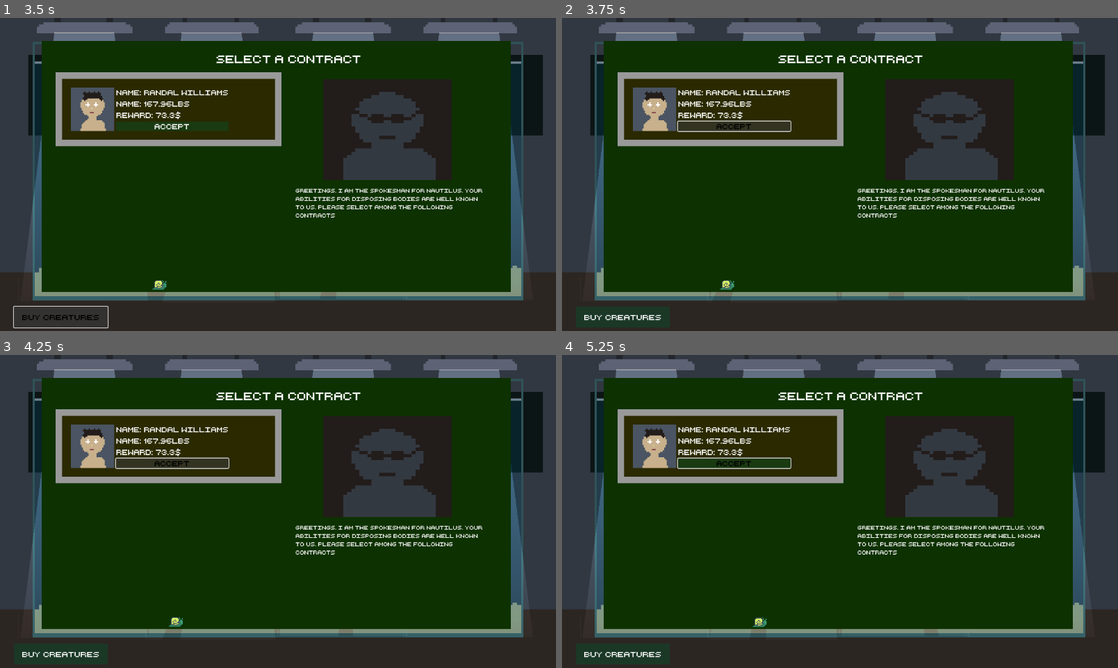
Above: before the commit, frames 1-4 (two rows, left to right).
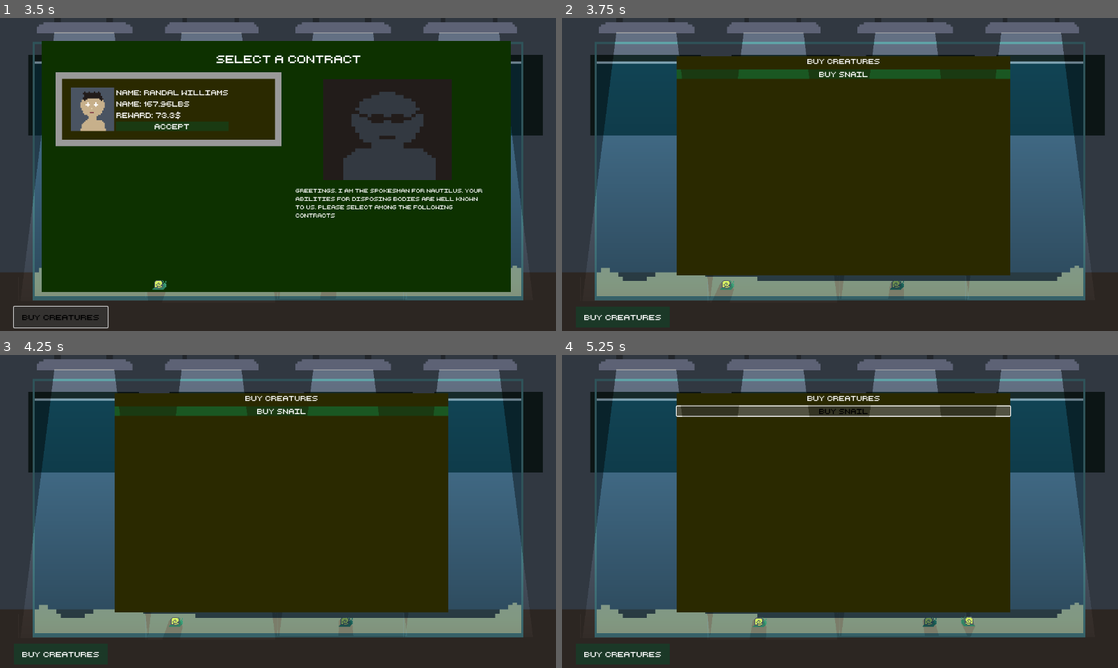
Above: after the commit, the same moments.

Repository: adrientremblay/ld56
Game: Godot game, scene res://scenes/game_screen.tscn
The game is run twice, just before and just after one commit, with the same random seed, the same clock (stepped at 60 frames per second) and the same inputs.
Inputs (mouse positions are in pixels of both pictures, inside the frame that each line leads up to):
- Up to frame 1 (3.5 s): click "Buy Creatures" at 0.5 s; click "buy snail" at 1.25 s; click "Buy Creatures" at 2 s; click "Buy Creatures" at 2.75 s
- Up to frame 2 (3.75 s): click "Accept" at 3.5 s
- Up to frame 3 (4.25 s): no input
- Up to frame 4 (5.25 s): click (734, 464) at 4.25 s, where only the run before the commit has a clickable "Accept"; click "buy snail" at 5 s

Frame 1 is identical in both runs. In frame 2, 63% of the frame differs, in the area x 7-92%, y 7-88%; in frame 3, 63%; in frame 4, 63%, in the area x 7-92%, y 7-90%.

Commit message:
hide the contract menu when a contract is accepted

Diff:
--- a/scenes/ContractMenu.gd
+++ b/scenes/ContractMenu.gd
@@ -37,3 +37,4 @@
 
 func contract_accepted(person_name, weight, reward):
 	should_spawn_corpse.emit(person_name, weight, reward)
+	self.visible = false
--- a/scripts/contract.gd
+++ b/scripts/contract.gd
@@ -21,3 +21,4 @@
 
 func _on_button_pressed() -> void:
 	contract_accepted.emit(self.person_name, self.weight, self.reward)
+	self.queue_free()
